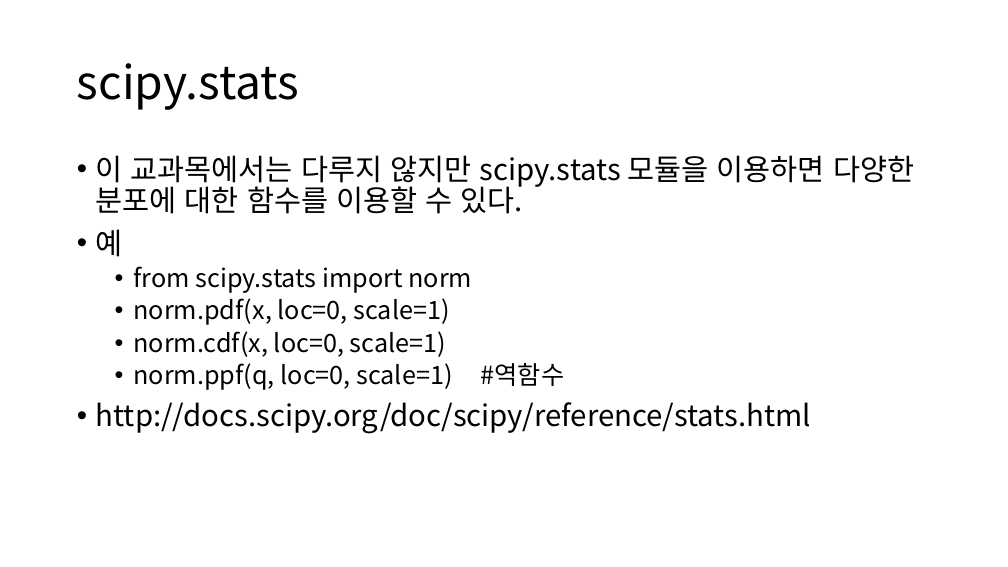
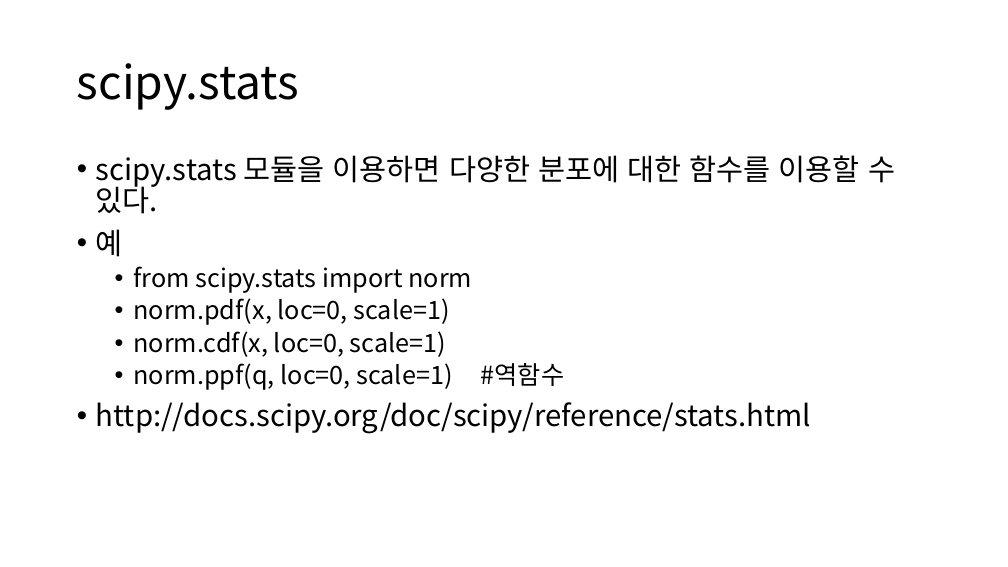
Before and after one commit to ksublee/SPuP, a slide deck: slide 25 of ppt/Python_9_Probability.pptx. Drawn at 1008x567 pixels with LibreOffice and Linux fonts; fonts in the diff are those of the drawing. Boxes give left, top, right and bottom in pixels: in the first picture for what was removed or moved away, otherwise in the second. Text is boxed around its words. In the diff, an @@ line names an element or a change of style, - is before the commit and + after.

```diff
--- a/ppt/Python_9_Probability.pptx
+++ b/ppt/Python_9_Probability.pptx
@@ text at (96,155,895,214): text changed @@
-• 이 교과목에서는 다루지 않지만 scipy.stats 모듈을 이용하면 다양한 분포에 대한 함수를 이용할 수 있다.
+• scipy.stats 모듈을 이용하면 다양한 분포에 대한 함수를 이용할 수 있다.
```
Also in this commit, not shown: 2 other slides changed, 1 other file.
